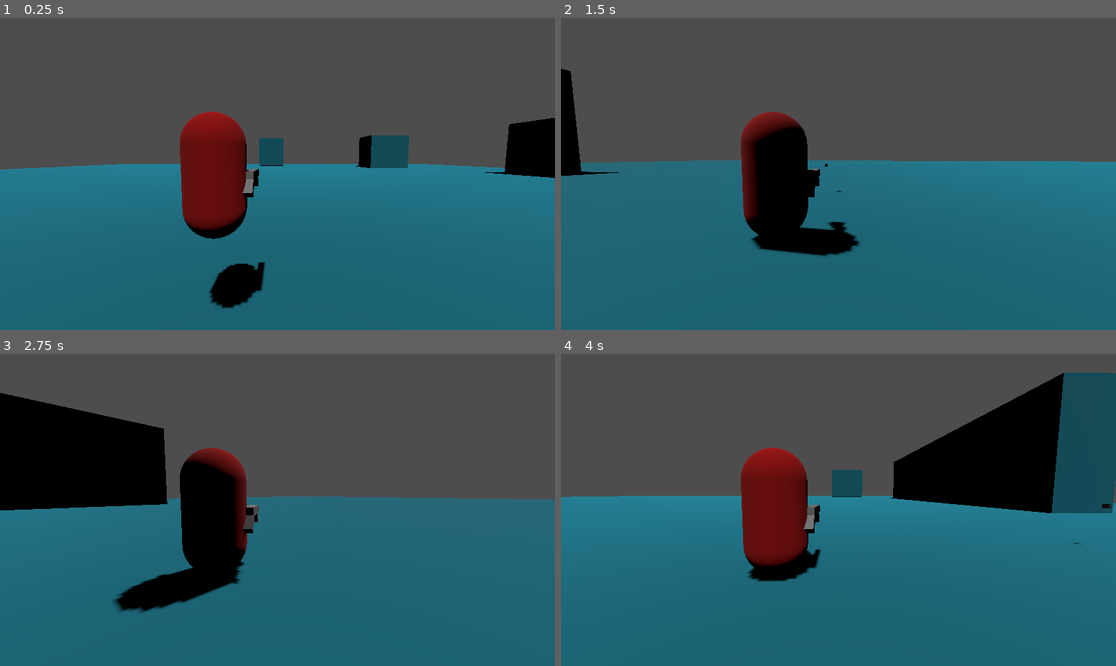
Above: before the commit, frames 1-4 (two rows, left to right).
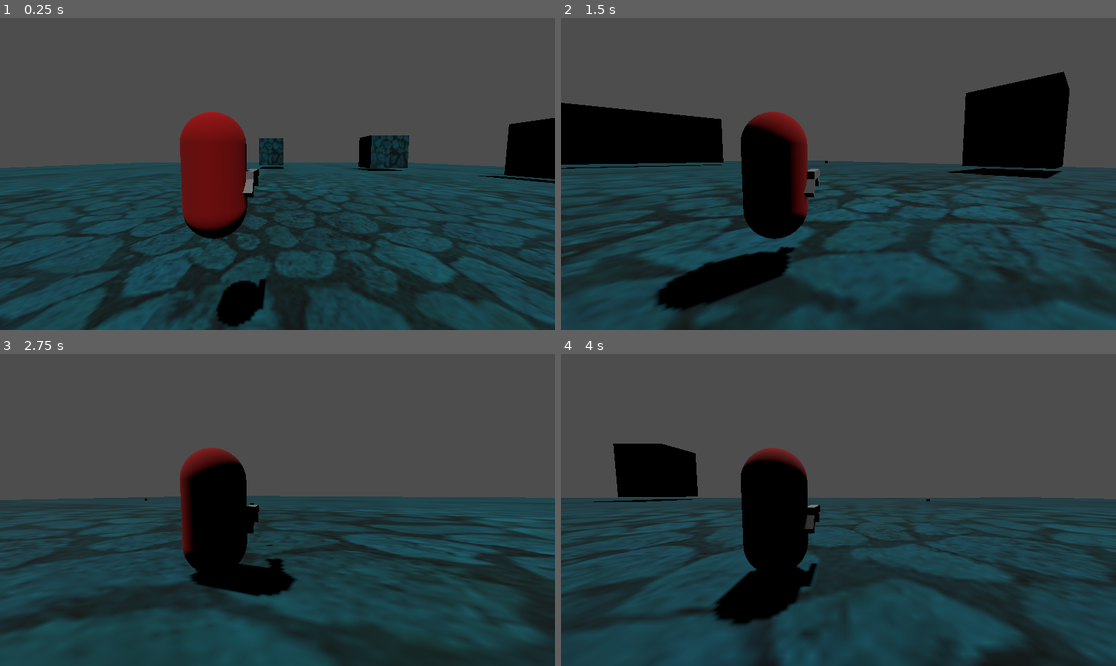
Above: after the commit, the same moments.

Repository: Tviljan/TopDown3D
Game: Godot game, scene res://Level.tscn
The game is run twice, just before and just after one commit, with the same random seed, the same clock (stepped at 60 frames per second) and the same inputs.
Inputs (mouse positions are in pixels of both pictures, inside the frame that each line leads up to):
- Up to frame 1 (0.25 s): no input
- Up to frame 2 (1.5 s): move the mouse to (960, 158) at 0.52 s; press the mouse at (960, 158) at 0.53 s; hold D (ui_right) 0.53-1.28 s; move the mouse to (727, 189) at 1.27 s; release the mouse at (727, 189) at 1.28 s; hold S (ui_down) from 1.28 s (still down); click (727, 189) at 1.35 s
- Up to frame 3 (2.75 s): move the mouse to (333, 441) at 2.02 s; release S (ui_down) at 2.03 s; press the mouse at (333, 441) at 2.03 s; hold D (ui_right) from 2.03 s (still down)
- Up to frame 4 (4 s): move the mouse to (810, 572) at 2.77 s; release D (ui_right) at 2.78 s; release the mouse at (810, 572) at 2.78 s; hold W (ui_up) 2.78-3.53 s; click (810, 572) at 2.85 s; move the mouse to (1005, 556) at 3.52 s; press the mouse at (1005, 556) at 3.53 s; hold A (ui_left) from 3.53 s (still down)

The runs differ from the first frame. In frame 1, 50% of the frame differs, in the area x 0-100%, y 37-100%; in frame 2, 62%; in frame 3, 60%; in frame 4, 69%, in the area x 0-100%, y 6-100%.
Error in both runs: Invalid call. Nonexistent function 'set_target_location' in base 'NavigationAgent3D'. (res://Enemy.gd:15)

Commit message:
enemy hit and minor texture

Diff:
--- a/src/Bullet.gd
+++ b/src/Bullet.gd
@@ -1,4 +1,4 @@
-extends Node3D
+extends Area3D
 
 @export var speed = 70
 const KILL_TIME = 0.5
@@ -13,7 +13,10 @@
 		queue_free()
 
 
+func _on_body_entered(body: Node):
+	print("area entered", body)
+	queue_free() # Replace with function body..
 
-func _on_Area_body_entered(body):
-	print("area entered", body)
-	queue_free() # Replace with function body.
+	if body.has_node("Stats"):
+		var stats_node = body.find_child("Stats") as Stats
+		stats_node.take_hit(5)
--- a/src/Bullet.tscn
+++ b/src/Bullet.tscn
@@ -11,17 +11,15 @@
 [sub_resource type="BoxShape3D" id="3"]
 size = Vector3(0.409654, 0.409588, 0.96231)
 
-[node name="Bullet" type="Node3D"]
+[node name="Bullet" type="Area3D"]
 script = ExtResource("1")
 
 [node name="MeshInstance" type="MeshInstance3D" parent="."]
 transform = Transform3D(0.1, 0, 0, 0, 0.1, 0, 0, 0, 0.1, 0, 0, 0)
 mesh = SubResource("2")
 
-[node name="Area" type="Area3D" parent="."]
-
-[node name="CollisionShape" type="CollisionShape3D" parent="Area"]
+[node name="CollisionShape" type="CollisionShape3D" parent="."]
 transform = Transform3D(0.493712, 0, 0, 0, 0.493791, 0, 0, 0, 0.204375, 0, 0, 0)
 shape = SubResource("3")
 
-[connection signal="body_entered" from="Area" to="." method="_on_Area_body_entered"]
+[connection signal="body_entered" from="." to="." method="_on_body_entered"]
--- a/src/Enemy.gd
+++ b/src/Enemy.gd
@@ -32,16 +32,12 @@
 
 
 func _physics_process(delta):
+
 	var next_path_position : Vector3 = nav_agent.get_next_location()
 	var current_agent_position : Vector3 = global_transform.origin
 	var new_velocity : Vector3 = (next_path_position - current_agent_position).normalized() * speed
 	nav_agent.set_velocity(new_velocity)
-#
-#	var targetpos = nav_agent.get_next_location()
-#	var direction = global_position.direction_to(targetpos)
-#	print(direction)
-#	velocity = direction * nav_agent.max_speed
-#	nav_agent.set_velocity(velocity)
+
 
 func character_path_changed() -> void:
 	#print("character_path_changed", nav_agent.get_nav_path())
@@ -60,3 +56,11 @@
 	velocity = safe_velocity
 
 	move_and_slide()
+
+
+func _on_collision_shape_child_entered_tree(node):
+	print("Child entered") # Replace with function body.
+
+
+func _on_stats_death_signal():
+	queue_free()
--- a/src/Enemy.tscn
+++ b/src/Enemy.tscn
@@ -1,6 +1,7 @@
-[gd_scene load_steps=5 format=3 uid="uid://dpor6qshshx10"]
+[gd_scene load_steps=6 format=3 uid="uid://bmdnf41l2gq8"]
 
 [ext_resource type="Script" path="res://Enemy.gd" id="1"]
+[ext_resource type="PackedScene" uid="uid://b20odgibh8yck" path="res://Stats.tscn" id="2_tw1aa"]
 
 [sub_resource type="StandardMaterial3D" id="1"]
 albedo_color = Color(0.12549, 0.333333, 0.121569, 1)
@@ -24,3 +25,7 @@
 [node name="NavigationAgent3d" type="NavigationAgent3D" parent="."]
 avoidance_enabled = true
 max_speed = 5.0
+
+[node name="Stats" parent="." instance=ExtResource("2_tw1aa")]
+
+[connection signal="death_signal" from="Stats" to="." method="_on_stats_death_signal"]
--- a/src/Ground.tscn
+++ b/src/Ground.tscn
@@ -1,15 +1,20 @@
-[gd_scene load_steps=2 format=3 uid="uid://oah241t1en8r"]
+[gd_scene load_steps=3 format=3 uid="uid://oah241t1en8r"]
+
+[ext_resource type="Texture2D" uid="uid://3ffh100dk06j" path="res://tile1.png" id="1_68dsi"]
 
 [sub_resource type="StandardMaterial3D" id="StandardMaterial3D_6do4l"]
 albedo_color = Color(0.0941176, 0.505882, 0.592157, 1)
+albedo_texture = ExtResource("1_68dsi")
+uv1_scale = Vector3(-0.041, -0.041, -0.041)
+uv1_triplanar = true
 
 [node name="Ground" type="Node3D"]
 
-[node name="CSGBox" type="CSGBox3D" parent="."]
-transform = Transform3D(2.588, 0, 0, 0, 0.177, 0, 0, 0, 3, 0, -0.195649, 0)
-snap = 1.0
+[node name="CsgBox3d5" type="CSGBox3D" parent="."]
+transform = Transform3D(1, 0, 0, 0, 1, 0, 0, 0, 1, -1, -1.88322, -31.439)
+snap = 0.1
 use_collision = true
-size = Vector3(50, 1, 50)
+size = Vector3(184, 2, 184)
 material = SubResource("StandardMaterial3D_6do4l")
 
 [node name="CsgBox3d" type="CSGBox3D" parent="."]
--- a/src/Player.gd
+++ b/src/Player.gd
@@ -13,9 +13,9 @@
 		velocity.y -= 100 * delta
 
 	if Input.is_action_pressed("ui_right"):
-		rotate_y(-0.1)
+		rotate_y(-0.05)
 	if Input.is_action_pressed("ui_left"):
-		rotate_y(0.1)
+		rotate_y(0.05)
 	if Input.is_action_pressed("ui_up"):
 		var forward_direction= -global_transform.basis.z.normalized()
 		global_translate(forward_direction * speed * delta)
--- /dev/null
+++ b/src/Stats.gd
@@ -0,0 +1,27 @@
+extends Node
+class_name Stats
+
+@export var max_HP = 10
+
+signal death_signal
+
+var current_HP = max_HP
+# Called when the node enters the scene tree for the first time.
+func _ready():
+	pass # Replace with function body.
+
+
+# Called every frame. 'delta' is the elapsed time since the previous frame.
+func _process(delta):
+	pass
+
+func take_hit(damage):
+	current_HP -= damage
+	print("I'm hit ", current_HP, "/", max_HP)
+
+	if current_HP <= 0:
+		die()
+
+func die():
+	print("Args I dies!")
+	emit_signal("death_signal")
--- /dev/null
+++ b/src/Stats.tscn
@@ -0,0 +1,6 @@
+[gd_scene load_steps=2 format=3 uid="uid://b20odgibh8yck"]
+
+[ext_resource type="Script" path="res://Stats.gd" id="1_y07h1"]
+
+[node name="Stats" type="Node"]
+script = ExtResource("1_y07h1")
--- /dev/null
+++ b/src/new_image_texture_3d.tres
@@ -0,0 +1,4 @@
+[gd_resource type="ImageTexture3D" format=3 uid="uid://w6a6sjleoit7"]
+
+[resource]
+resource_local_to_scene = true
--- a/src/project.godot
+++ b/src/project.godot
@@ -7,6 +7,16 @@
 ;   param=value ; assign values to parameters
 
 config_version=5
+
+_global_script_classes=[{
+"base": "Node",
+"class": &"Stats",
+"language": &"GDScript",
+"path": "res://Stats.gd"
+}]
+_global_script_class_icons={
+"Stats": ""
+}
 
 [application]
 
Binary file added: src/tile1.png
Not shown, added: src/tile1.png.import
